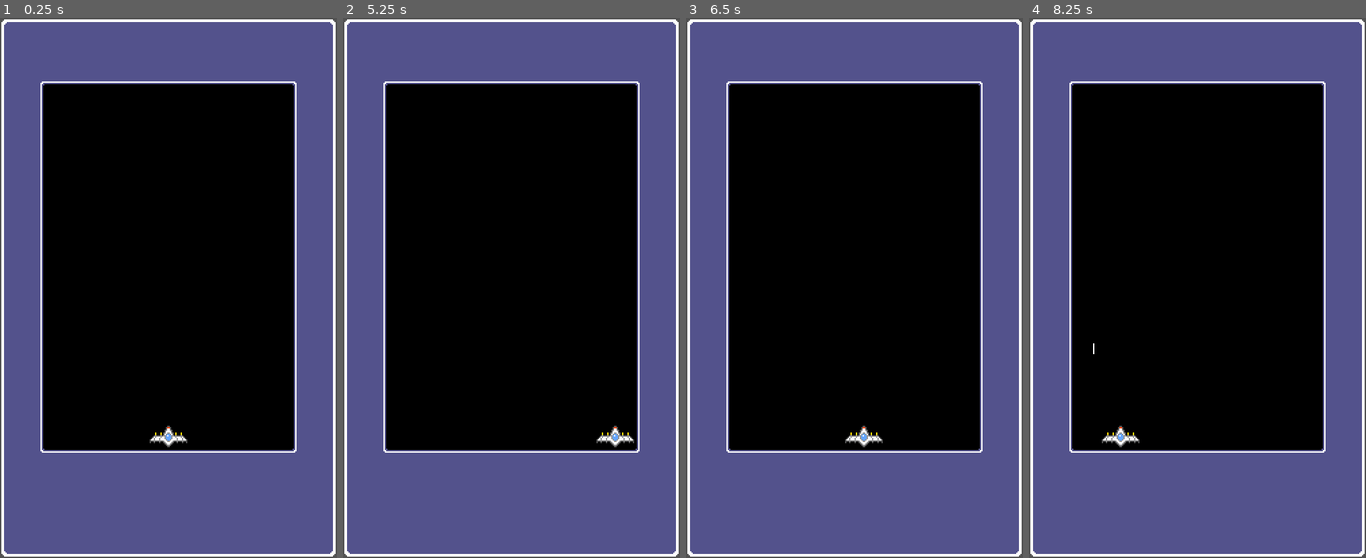
Above: before the commit, frames 1-4 (left to right).
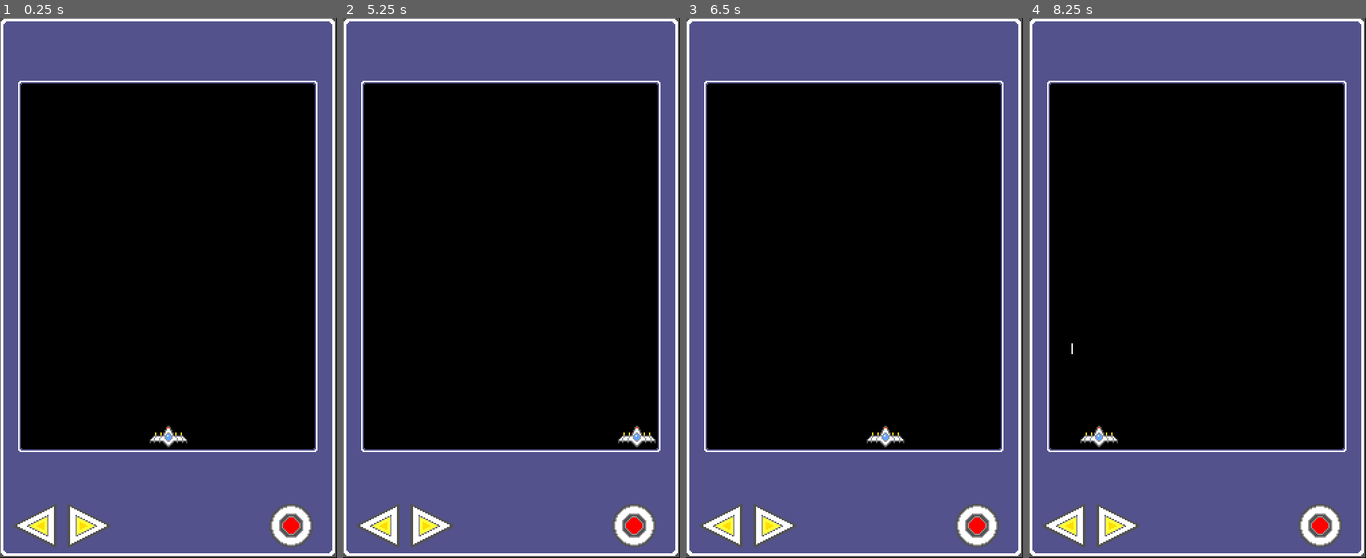
Above: after the commit, the same moments.

Repository: vivisuke/GodotShooting2
Game: Godot game, scene res://MainScene.tscn
The game is run twice, just before and just after one commit, with the same random seed, the same clock (stepped at 60 frames per second) and the same inputs.
Inputs (mouse positions are in pixels of both pictures, inside the frame that each line leads up to):
- Up to frame 1 (0.25 s): no input
- Up to frame 2 (5.25 s): click (376, 525) at 0.52 s; click (430, 525) at 1.27 s; click (632, 525) at 2.02 s; tap Enter (ui_accept) at 2.75, 3.02, 3.77 s; hold Right (ui_right) 2.78-3.53 s; hold Left (ui_left) 3.53-4.28 s; hold Right (ui_right) from 4.28 s (still down)
- Up to frame 3 (6.5 s): tap Enter (ui_accept) at 5.27, 5.75, 6.02 s; release Right (ui_right) at 5.78 s; hold Left (ui_left) from 5.78 s (still down)
- Up to frame 4 (8.25 s): tap Enter (ui_accept) at 6.77, 8 s; release Left (ui_left) at 8.03 s; hold Right (ui_right) from 8.03 s (still down)

The runs differ from the first frame. In frame 1, 13% of the frame differs, in the area x 0-100%, y 0-100%; in frame 2, 14%; in frame 3, 14%; in frame 4, 14%.

Commit message:
0007 ◎ C 04/17 04/17 0.001│ToDo│画面下部に左右移動・ミサイル発射ボタン設置 0008 ◎ C 04/17 04/17 0.001│ToDo│フレーム左右枠を32縮める

Diff:
--- a/GodotShooting2/MainScene.gd
+++ b/GodotShooting2/MainScene.gd
@@ -2,7 +2,7 @@
 
 const SCREEN_WIDTH = 500
 const MOVE_UNIT = 200
-const FIGHTER_LR_SPC = 96
+const FIGHTER_LR_SPC = 64
 const MIN_FIGHTER_X = FIGHTER_LR_SPC
 const MAX_FIGHTER_X = SCREEN_WIDTH - FIGHTER_LR_SPC
 const MISSILE_DY = -10
--- a/GodotShooting2/MainScene.tscn
+++ b/GodotShooting2/MainScene.tscn
@@ -1,8 +1,11 @@
-[gd_scene load_steps=5 format=2]
+[gd_scene load_steps=8 format=2]
 
 [ext_resource path="res://images/frame.png" type="Texture" id=1]
 [ext_resource path="res://images/player1.png" type="Texture" id=2]
 [ext_resource path="res://MainScene.gd" type="Script" id=3]
+[ext_resource path="res://images/left.png" type="Texture" id=4]
+[ext_resource path="res://images/btn2.png" type="Texture" id=5]
+[ext_resource path="res://images/right.png" type="Texture" id=6]
 
 [sub_resource type="RectangleShape2D" id=1]
 extents = Vector2( 32, 16 )
@@ -34,9 +37,41 @@
 layer = 2
 
 [node name="TextureRect" type="TextureRect" parent="CanvasLayer"]
-margin_right = 500.0
-margin_bottom = 800.0
+margin_left = -1.1225
+margin_top = -1.1225
+margin_right = 498.878
+margin_bottom = 798.878
 texture = ExtResource( 1 )
 __meta__ = {
 "_edit_use_anchors_": false
 }
+
+[node name="LeftButton" type="TextureButton" parent="CanvasLayer"]
+margin_left = 20.0
+margin_top = 720.0
+margin_right = 84.0
+margin_bottom = 784.0
+texture_normal = ExtResource( 4 )
+__meta__ = {
+"_edit_use_anchors_": false
+}
+
+[node name="RightButton" type="TextureButton" parent="CanvasLayer"]
+margin_left = 100.0
+margin_top = 720.0
+margin_right = 164.0
+margin_bottom = 784.0
+texture_normal = ExtResource( 6 )
+__meta__ = {
+"_edit_use_anchors_": false
+}
+
+[node name="FireButton" type="TextureButton" parent="CanvasLayer"]
+margin_left = 400.0
+margin_top = 720.0
+margin_right = 464.0
+margin_bottom = 784.0
+texture_normal = ExtResource( 5 )
+__meta__ = {
+"_edit_use_anchors_": false
+}
Binary file changed: GodotShooting2/images/frame.png
Binary file added: GodotShooting2/images/left.png
Not shown, added: GodotShooting2/images/left.png.import
Binary file added: GodotShooting2/images/right.png
Not shown, added: GodotShooting2/images/right.png.import
Not shown, changed: GodotShooting2.spr
